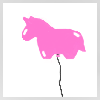
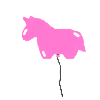
Layer changes from the first 100 x 100 image to the second:
painted on "Layer 3" (1st of 2) over box(0, 0, 100, 100)
